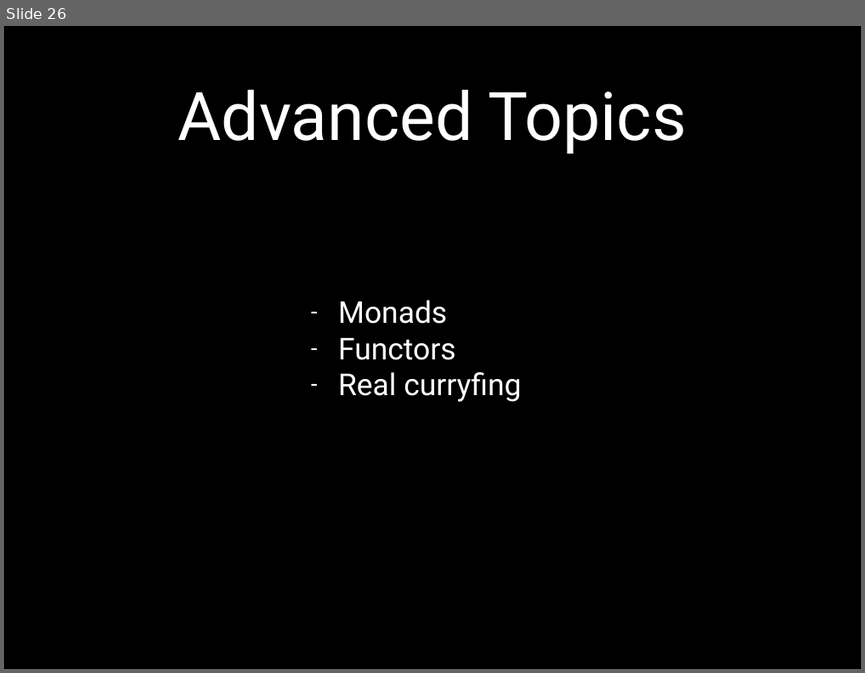
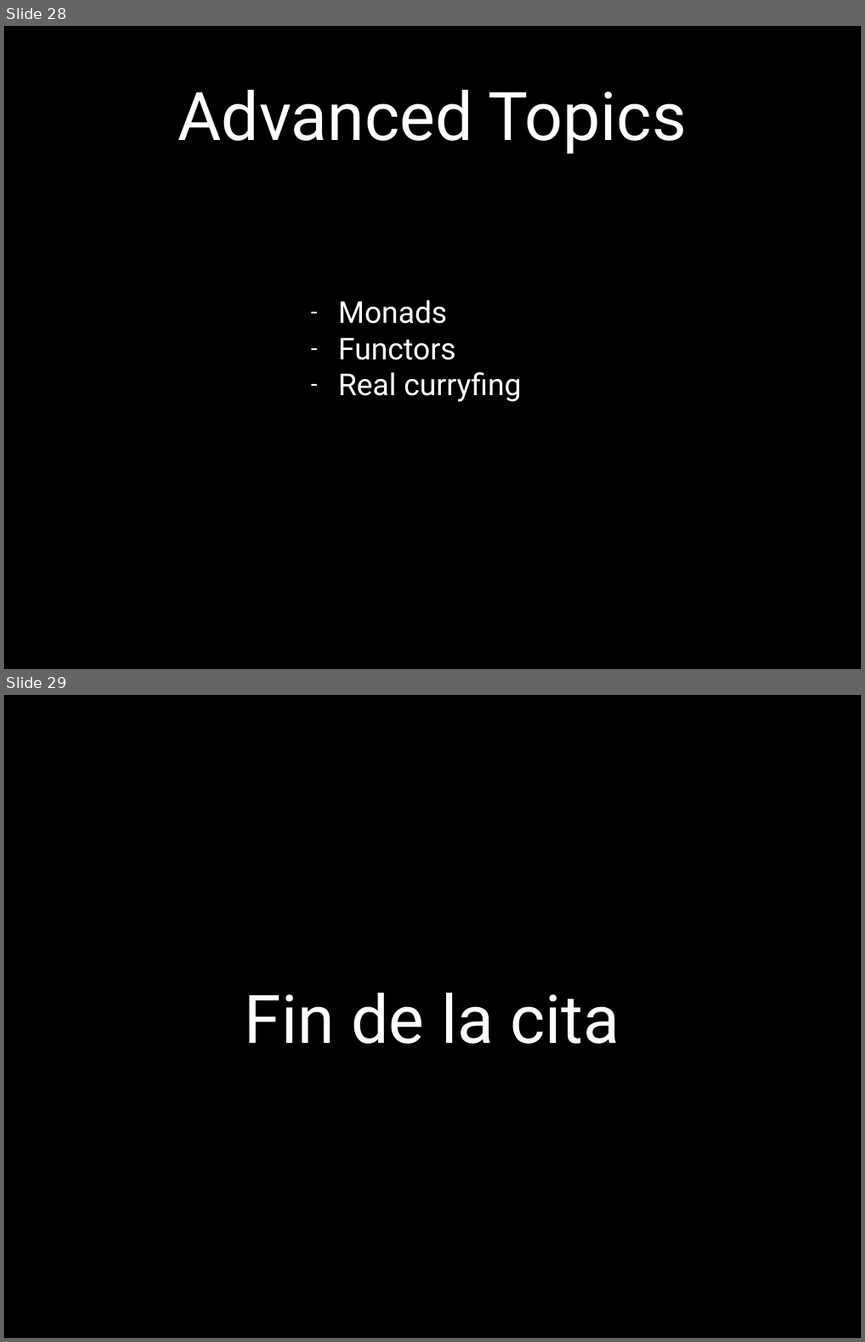
Before and after one commit to EduRomoGO/functional-js-lesson, a slide deck: FunctionalJs.pptx. Shown one above the other, each under a label of ours: slide 26 before the commit, slides 28 and 29 after it. The pictures are 865x673 and 865x1342 pixels, drawn with LibreOffice and Linux fonts; fonts in the diff are those of the drawing. Boxes give left, top, right and bottom in pixels: in the first picture for what was removed or moved away, otherwise in the second. Text is boxed around its words. In the diff, an @@ line names an element or a change of style, - is before the commit and + after.

```diff
--- a/FunctionalJs.pptx
+++ b/FunctionalJs.pptx
@@ slide 29 added at (x1=4, y1=695, x2=861, y2=1338), background #000000 @@
@@ title added at (x1=245, y1=993, x2=620, y2=1043), 80 pt, text #FFFFFF @@
+Fin de la cita
@@ what was slide 26 is now slide 28 @@
```
Also in this commit, not shown: 3 slides changed, 2 other slides added, 1 slide removed, 1 other file.
